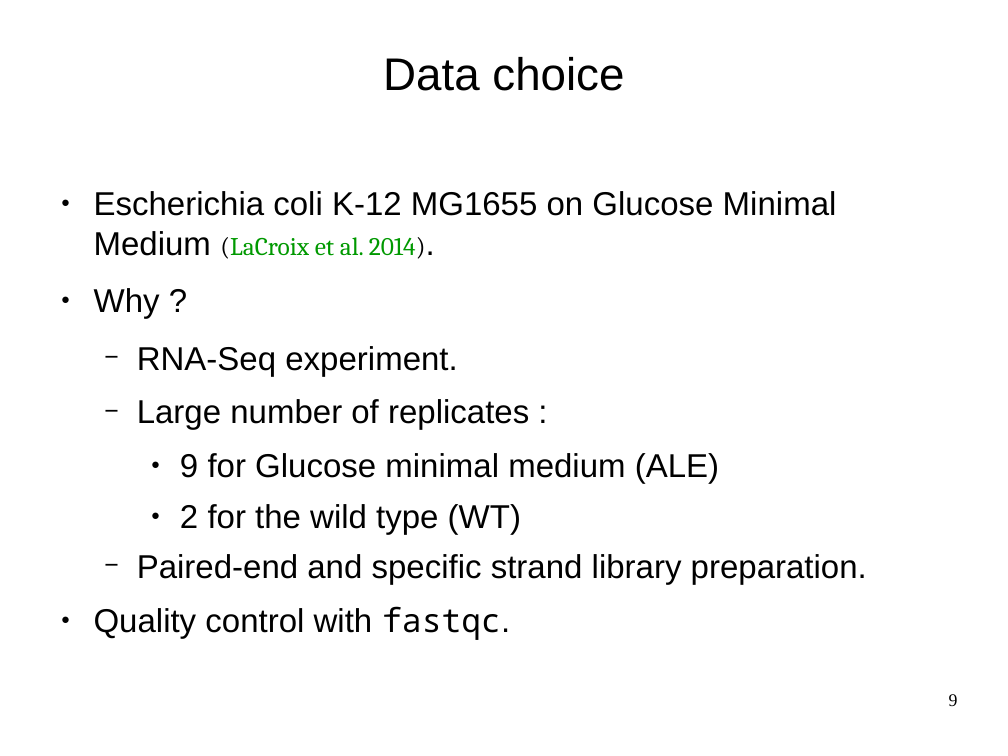
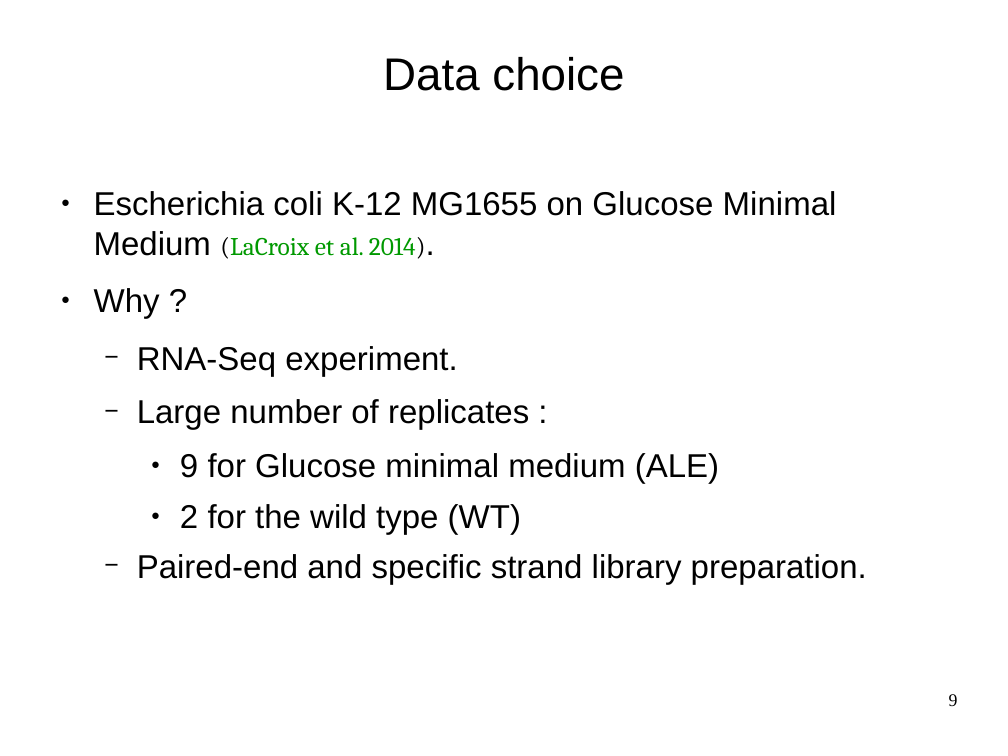
Before and after one commit to mesmeraf/stage_M2, a slide deck: slide 9 of presentations/presentation_labo_03-19.odp. Drawn at 1008x756 pixels with LibreOffice and Linux fonts; fonts in the diff are those of the drawing; background and template pictures are left out. Boxes give left, top, right and bottom in pixels: in the first picture for what was removed or moved away, otherwise in the second. Text is boxed around its words. In the diff, an @@ line names an element or a change of style, - is before the commit and + after.

```diff
--- a/presentations/presentation_labo_03-19.odp
+++ b/presentations/presentation_labo_03-19.odp
@@ text at bbox=[94, 606, 510, 640]: paragraph removed @@
-● Quality control with fastqc.
```
Also in this commit, not shown: 14 other slides changed, 3 slides added, 1 slide removed, 8 other files.
